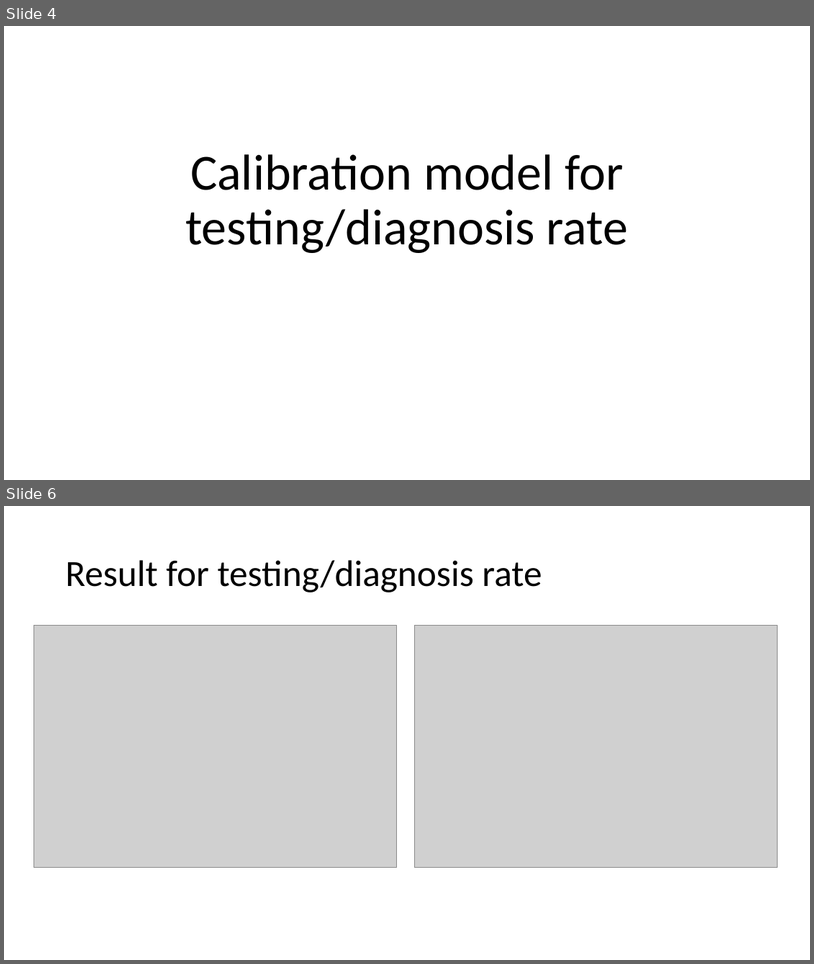
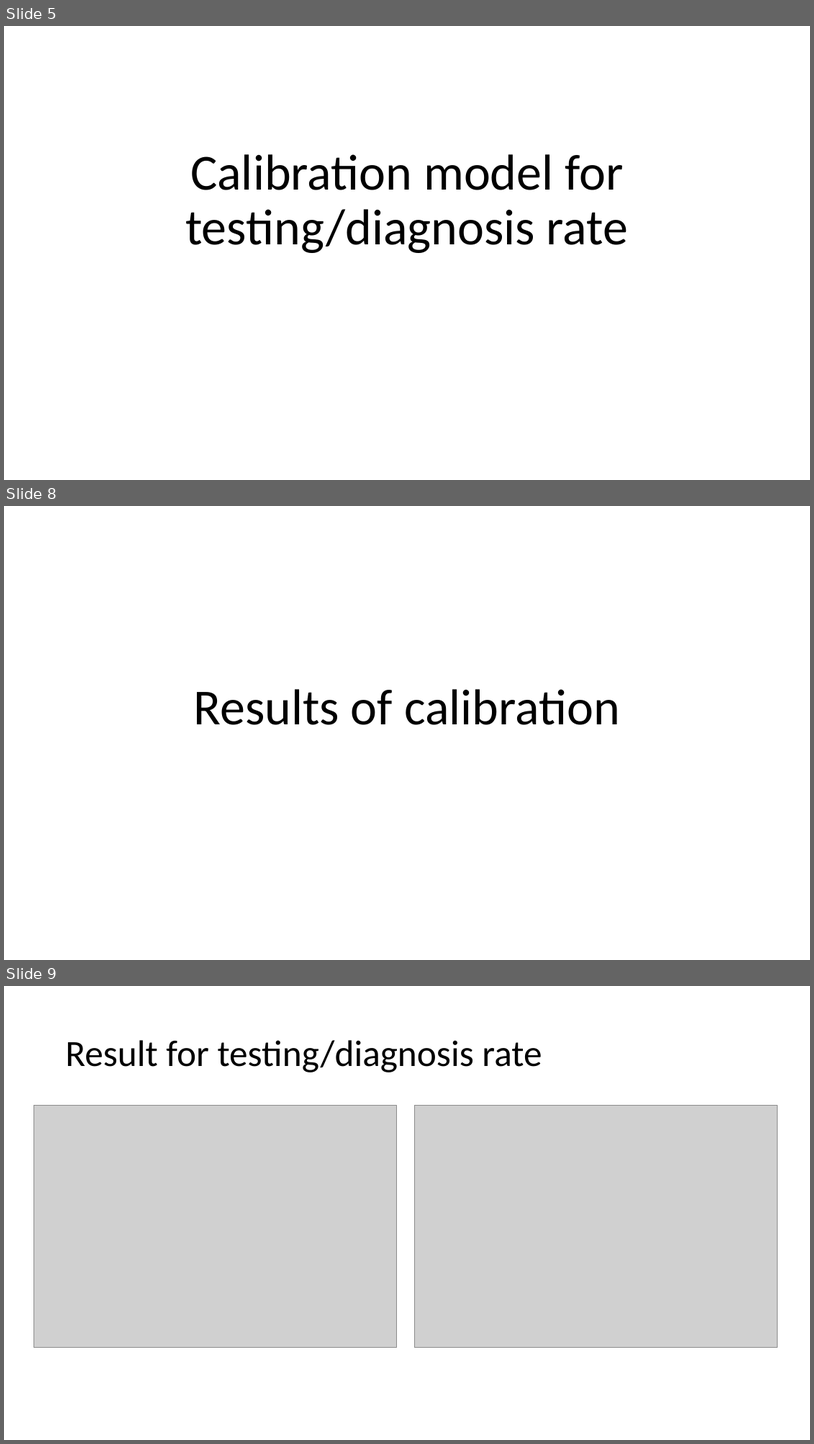
Before and after one commit to vijetadeshpande/compartmental-model-COVID19, a slide deck: Simplified working model.pptx. Shown one above the other, each under a label of ours: slides 4 and 6 before the commit, slides 5, 8 and 9 after it; the slides between them are not shown. The pictures are 814x964 and 814x1444 pixels, drawn with LibreOffice and Linux fonts; fonts in the diff are those of the drawing; grey boxes stand for pictures. Boxes give left, top, right and bottom in pixels: in the first picture for what was removed or moved away, otherwise in the second. Text is boxed around its words. In the diff, an @@ line names an element or a change of style, - is before the commit and + after.

```diff
--- a/Simplified working model.pptx
+++ b/Simplified working model.pptx
@@ slide 8 added at (4, 506, 810, 960), background #FFFFFF @@
@@ title added at (194, 689, 620, 725), 60 pt, text #000000 @@
+Results of calibration
@@ what was slide 4 is now slide 5 @@
@@ what was slide 6 is now slide 9 @@
```
Also in this commit, not shown: 1 slide changed, 3 other slides added, 1 slide removed, 8 other files.
